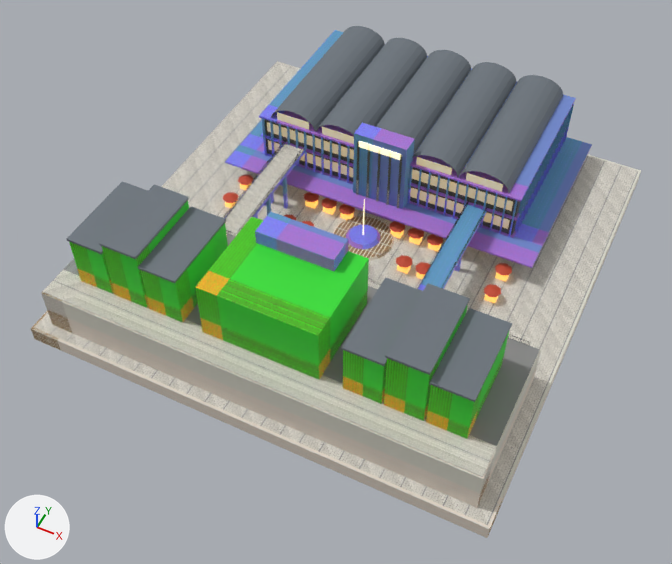
One commit to the glTF model assets/hero_landmarks_ultra/ultra_lm_05_cho_da_lat_hoa_binh.glb: the scene before it, then after it.
Both versions are drawn from a 50 mm lens placed at (52.9, -116.3, 131.4), pointed at (0.6, -11.6, 0.5). Arrows for +X, +Y and +Z are at lower left; the lights stay in place. The older version comes first. Vertices at exactly the same position are counted once.

Objects in the first picture: '6m_Cantilever_Canopy_And_Concrete_Bridge', 'Barrel_Vault_And_Folded_Plate_Roofs', 'Clerestory_And_HoaBinh_Glass_Blend085', 'Dalat_NightMarket_FoodStall_Canopies', 'Foundation_Skirt_And_HoaBinh_RetainingWall', 'HoaBinh_Theater_And_Heritage_Shophouses', 'Interior_Market_Levels_And_Stall_WarmGlow', 'Market_3Story_Modernist_Louver_Facade', 'Market_Plaza_And_Y_Staircase_Steps' and 2 more.
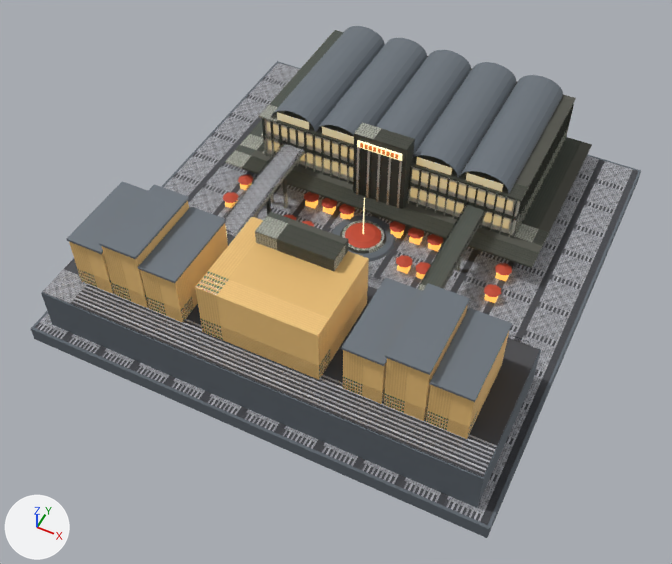
Boxes (x1, y1, x2, y2) around the edits, measured in the pictures (672 x 564 px; the box of a moved part takes in the faces that stretch with it):
'Market_Plaza_And_Y_Staircase_Steps', recoloured, surface changed (darker)
    both: (34, 63, 638, 525)
'HoaBinh_Theater_And_Heritage_Shophouses', surface changed, recoloured (green to beige)
    both: (69, 201, 509, 439)
'6m_Cantilever_Canopy_And_Concrete_Bridge', surface changed, recoloured (darker)
    both: (224, 30, 592, 291)
'Foundation_Skirt_And_HoaBinh_RetainingWall', surface changed
    both: (31, 61, 641, 538)
'Vintage_3D_Relief_Letters_ChoDaLat_HoaBinh', added
    after: (360, 143, 398, 159)
part 2 of me_6m_cantilever_canopy_and_concrete_bridge, moved or reshaped
    before: (346, 224, 380, 249)
    after: (340, 220, 386, 254)
part 3 of me_dalat_nightmarket_foodstall_canopies, added (red)
    after: (345, 222, 381, 248)

The change, as a diff of the scene's bpy script:
```diff
--- a/assets/hero_landmarks_ultra/ultra_lm_05_cho_da_lat_hoa_binh.glb.py
+++ b/assets/hero_landmarks_ultra/ultra_lm_05_cho_da_lat_hoa_binh.glb.py
@@ img_image_1 @@
-img_image_1 = load_image('Image_1', '_unpacked/Image_1', 512, 512, 'sRGB')
+img_image_1 = load_image('Image_1', '_unpacked/Image_1', 1024, 1024, 'Non-Color')
@@ img_image_2 @@
-img_image_2 = load_image('Image_2', '_unpacked/Image_2', 512, 512, 'sRGB')
+img_image_2 = load_image('Image_2', '_unpacked/Image_2', 1024, 1024, 'Non-Color')
@@ mat_hillside_retaining_splitstone @@
 mat_hillside_retaining_splitstone = principled_material('Hillside_Retaining_SplitStone')
-mat_hillside_retaining_splitstone.texture = img_image_4
-mat_hillside_retaining_splitstone.metallic = 0.04
-mat_hillside_retaining_splitstone.roughness = 0.88
+mat_hillside_retaining_splitstone.base_color = (0.127, 0.15, 0.175)  # grey #646c74
+mat_hillside_retaining_splitstone.metallic = 0.05
+mat_hillside_retaining_splitstone.roughness = 0.84
@@ mat_pbr1024_hoabinh_retro_embossedsignage_ochre @@
+mat_pbr1024_hoabinh_retro_embossedsignage_ochre = bpy.data.materials.new('PBR1024_HoaBinh_Retro_EmbossedSignage_Ochre')
+# uses the picture img_image_10
+# uses the picture img_image_8
+# uses the picture img_image_9
@@ mat_pbr1024_weathered_mossy_viaduct_concrete @@
+mat_pbr1024_weathered_mossy_viaduct_concrete = bpy.data.materials.new('PBR1024_Weathered_Mossy_Viaduct_Concrete')
+# uses the picture img_image_0
+# uses the picture img_image_1
+# uses the picture img_image_2
@@ mat_pbr1024_dewwet_marketsquare_ystair_granite @@
+mat_pbr1024_dewwet_marketsquare_ystair_granite = bpy.data.materials.new('PBR1024_DewWet_MarketSquare_YStair_Granite')
+# uses the picture img_image_12
+# uses the picture img_image_13
+# uses the picture img_image_14
@@ me_market_plaza_and_y_staircase_steps @@
 me_market_plaza_and_y_staircase_steps.from_pydata(...)  # 556 vertices, 744 faces; spans x -43.5..43.5, y -45.5..45.5, z 0.0..9.6
-me_market_plaza_and_y_staircase_steps.materials.append(mat_market_square_and_ystair_granite)  # picture img_image_3
+# me_market_plaza_and_y_staircase_steps part 1: texture (UV) coordinates of 288 of 744 faces, centred in x -41.1..41.1, y -43.0..43.0, z 0.1, changed; they spanned u 0.0..1.0, v 0.0..1.0 and now span u 0.0..1.2, v -0.2..1.0
+me_market_plaza_and_y_staircase_steps.materials.append(mat_pbr1024_dewwet_marketsquare_ystair_granite)
@@ me_6m_cantilever_canopy_and_concrete_bridge @@
 me_6m_cantilever_canopy_and_concrete_bridge.from_pydata(...)  # 1241 vertices, 1626 faces; spans x -35.6..35.6, y -25.6..44.2, z 0.0..23.1
-me_6m_cantilever_canopy_and_concrete_bridge.materials.append(mat_cantilever_canopy_and_bridge_concrete)  # picture img_image_1
+# me_6m_cantilever_canopy_and_concrete_bridge part 2: 49 of 1241 vertices moved; they spanned x -3.4..3.4, y -1.9..4.9, z 0.5..1.1 and now span x -4.6..4.6, y -3.1..6.1, z 0.5..0.9; mean shift (0.0, 0.0, -0.1); largest move (2.7, 0.8, 1.1) -> (4.1, 0.4, 0.9)
+me_6m_cantilever_canopy_and_concrete_bridge.materials.append(mat_pbr1024_weathered_mossy_viaduct_concrete)
@@ me_hoabinh_theater_and_heritage_shophouses @@
 me_hoabinh_theater_and_heritage_shophouses.from_pydata(...)  # 56 vertices, 70 faces; spans x -36.3..36.3, y -38.5..-20.5, z 8.8..21.5
-me_hoabinh_theater_and_heritage_shophouses.materials.append(mat_hoabinh_heritage_shophouse_ochre)  # picture img_image_2
+me_hoabinh_theater_and_heritage_shophouses.materials.append(mat_pbr1024_hoabinh_retro_embossedsignage_ochre)
@@ me_dalat_nightmarket_foodstall_canopies @@
-me_dalat_nightmarket_foodstall_canopies.from_pydata(...)  # 238 vertices, 336 faces; spans x -29.6..29.6, y -4.2..7.2, z 2.2..2.8
+me_dalat_nightmarket_foodstall_canopies.from_pydata(...)  # 287 vertices, 408 faces; spans x -29.6..29.6, y -4.2..7.2, z 0.9..2.8
+# me_dalat_nightmarket_foodstall_canopies part 3: a new loose piece of 49 vertices spanning x -3.6..3.6, y -2.1..5.1, z 0.9..1.4, in mat_nightmarket_parasol_terracottared (red #c84b31)
 me_dalat_nightmarket_foodstall_canopies.materials.append(mat_nightmarket_parasol_terracottared)
@@ ob_vintage_3d_relief_letters_chodalat_hoabinh @@
+ob_vintage_3d_relief_letters_chodalat_hoabinh = bpy.data.objects.new('Vintage_3D_Relief_Letters_ChoDaLat_HoaBinh', me_vintage_3d_relief_letters_chodalat_hoabinh)  # 272 vertices, 408 faces; spans x -35.3..35.3, y -22.7..7.7, z 12.3..21.9; in mat_vintage_embossed_3d_signage_bronzered (red #d94832, glowing orange #b36d2d)
+ob_vintage_3d_relief_letters_chodalat_hoabinh.location = (0.0, 0.0, 0.0)
```
